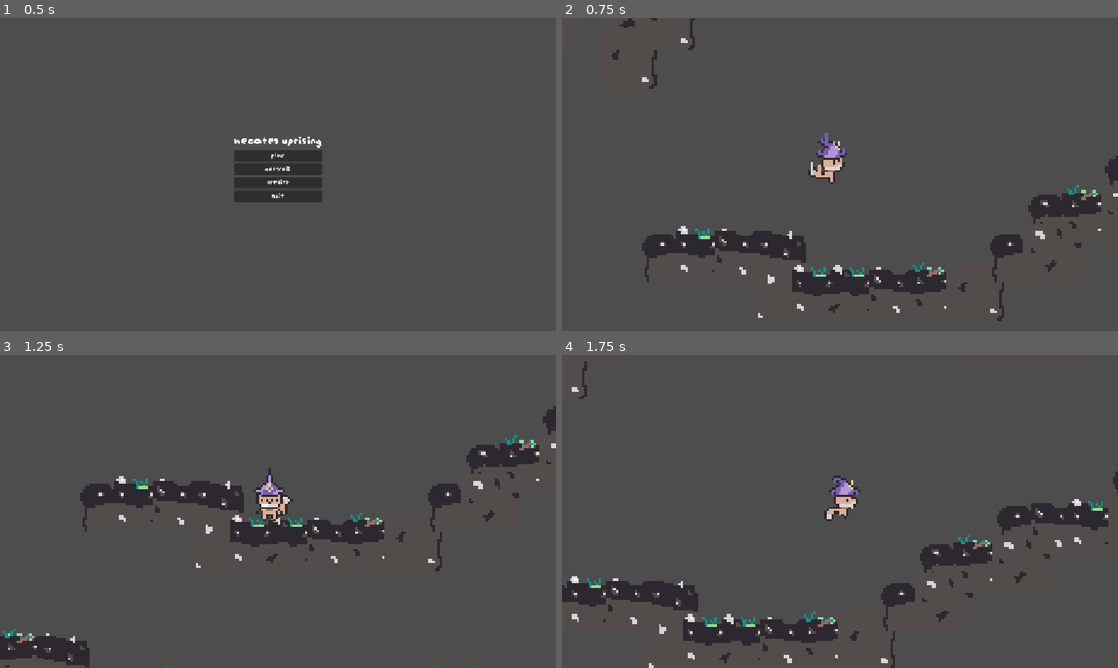
Above: before the commit, frames 1-4 (two rows, left to right).
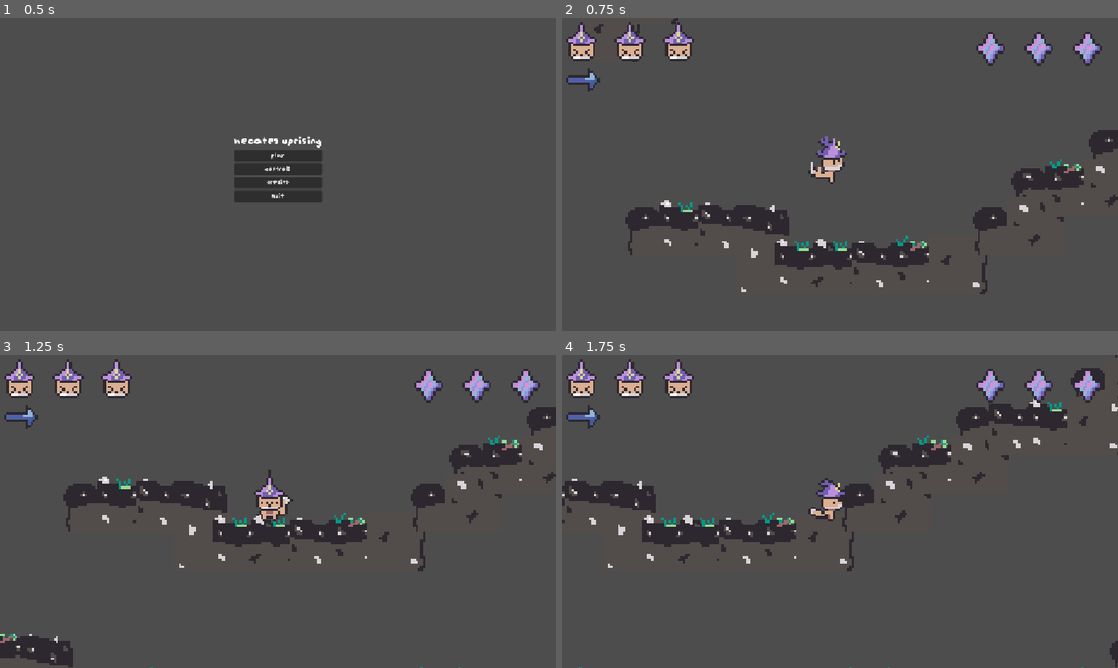
Above: after the commit, the same moments.

Repository: Astral-Scribe/Jame-Gam-Game-Jam-Game
Game: Godot game, scene res://scenes/main_menu.tscn
The game is run twice, just before and just after one commit, with the same random seed, the same clock (stepped at 60 frames per second) and the same inputs.
Inputs (mouse positions are in pixels of both pictures, inside the frame that each line leads up to):
- Up to frame 1 (0.5 s): no input
- Up to frame 2 (0.75 s): click "play" at 0.5 s
- Up to frame 3 (1.25 s): no input
- Up to frame 4 (1.75 s): tap Enter at 1.25 s; move the mouse to (962, 495) at 1.27 s; hold D (move_right) from 1.28 s (still down); click (962, 495) at 1.35 s; tap Space (jump) at 1.52 s; tap E (attack, bound only before the commit) at 1.55 s

Frame 1 is identical in both runs. In frame 2, 14% of the frame differs, in the area x 0-100%, y 0-97%; in frame 3, 8.6%; in frame 4, 16%, in the area x 0-100%, y 0-100%.

Commit message:
made hit/hurtboxes better, added attack

Diff:
--- a/game/project.godot
+++ b/game/project.godot
@@ -58,7 +58,7 @@
 }
 attack={
 "deadzone": 0.2,
-"events": [Object(InputEventKey,"resource_local_to_scene":false,"resource_name":"","device":-1,"window_id":0,"alt_pressed":false,"shift_pressed":false,"ctrl_pressed":false,"meta_pressed":false,"pressed":false,"keycode":69,"physical_keycode":0,"key_label":0,"unicode":101,"location":0,"echo":false,"script":null)
+"events": [Object(InputEventMouseButton,"resource_local_to_scene":false,"resource_name":"","device":-1,"window_id":0,"alt_pressed":false,"shift_pressed":false,"ctrl_pressed":false,"meta_pressed":false,"button_mask":0,"position":Vector2(0, 0),"global_position":Vector2(0, 0),"factor":1.0,"button_index":1,"canceled":false,"pressed":false,"double_click":false,"script":null)
 ]
 }
 
--- a/game/scenes/enemy_wolf.tscn
+++ b/game/scenes/enemy_wolf.tscn
@@ -108,14 +108,13 @@
 [sub_resource type="RectangleShape2D" id="RectangleShape2D_wfsmp"]
 size = Vector2(45, 34)
 
-[sub_resource type="RectangleShape2D" id="RectangleShape2D_m5x6i"]
-size = Vector2(18.912613, 20.697313)
+[sub_resource type="CircleShape2D" id="CircleShape2D_aaehj"]
 
-[sub_resource type="RectangleShape2D" id="RectangleShape2D_lk3u3"]
-size = Vector2(24.886131, 10.279737)
+[sub_resource type="CapsuleShape2D" id="CapsuleShape2D_7qyo8"]
+radius = 9.578291
+height = 19.156582
 
-[sub_resource type="RectangleShape2D" id="RectangleShape2D_mjcxh"]
-size = Vector2(20, 26)
+[sub_resource type="CircleShape2D" id="CircleShape2D_c0k3v"]
 
 [node name="Enemy_Wolf" type="CharacterBody2D" unique_id=934827450]
 collision_layer = 8
@@ -140,9 +139,9 @@
 collision_mask = 0
 
 [node name="CollisionShape2D" type="CollisionShape2D" parent="WolfHurtbox" unique_id=1926585884]
-position = Vector2(-1.0000012, 6.999999)
+position = Vector2(-0.49999952, 8.5)
 scale = Vector2(2.537989, 1.6427253)
-shape = SubResource("RectangleShape2D_m5x6i")
+shape = SubResource("CircleShape2D_aaehj")
 
 [node name="WolfHitbox" type="Area2D" parent="." unique_id=710276478]
 collision_layer = 64
@@ -150,8 +149,8 @@
 
 [node name="CollisionShape2D" type="CollisionShape2D" parent="WolfHitbox" unique_id=1416593848]
 position = Vector2(1.0000005, 8.168446)
-scale = Vector2(1.3662227, 1.5236876)
-shape = SubResource("RectangleShape2D_lk3u3")
+scale = Vector2(1.8508528, 0.92203856)
+shape = SubResource("CapsuleShape2D_7qyo8")
 
 [node name="BiteHitbox" type="Area2D" parent="." unique_id=398776547]
 collision_layer = 16
@@ -159,7 +158,7 @@
 
 [node name="CollisionShape2D" type="CollisionShape2D" parent="BiteHitbox" unique_id=180450877]
 position = Vector2(15, 0)
-shape = SubResource("RectangleShape2D_mjcxh")
+shape = SubResource("CircleShape2D_c0k3v")
 
 [node name="LedgeDetector" type="RayCast2D" parent="." unique_id=1944155887]
 target_position = Vector2(0, 25)
--- a/game/scenes/level.tscn
+++ b/game/scenes/level.tscn
@@ -124,4 +124,5 @@
 position = Vector2(6637.7563, -102.08441)
 
 [node name="Player" parent="." unique_id=524172200 instance=ExtResource("1_2q6dc")]
+position = Vector2(7, 11)
 scale = Vector2(1.0053492, 1)
--- a/game/scenes/playercontroller.tscn
+++ b/game/scenes/playercontroller.tscn
@@ -7,8 +7,9 @@
 [ext_resource type="PackedScene" uid="uid://dum2yw3icu1t0" path="res://scenes/pause_menu.tscn" id="4_sulk2"]
 [ext_resource type="PackedScene" uid="uid://b67vfbj02k873" path="res://scenes/ui.tscn" id="7_w05ij"]
 
-[sub_resource type="RectangleShape2D" id="RectangleShape2D_wfsmp"]
-size = Vector2(16, 19)
+[sub_resource type="CapsuleShape2D" id="CapsuleShape2D_15fmq"]
+radius = 6.0
+height = 17.72504
 
 [sub_resource type="AtlasTexture" id="AtlasTexture_7qyo8"]
 atlas = ExtResource("2_jwhlx")
@@ -57,14 +58,6 @@
 [sub_resource type="AtlasTexture" id="AtlasTexture_lmq4j"]
 atlas = ExtResource("2_jwhlx")
 region = Rect2(0, 128, 32, 32)
-
-[sub_resource type="AtlasTexture" id="AtlasTexture_cg6i8"]
-atlas = ExtResource("2_jwhlx")
-region = Rect2(0, 0, 32, 32)
-
-[sub_resource type="AtlasTexture" id="AtlasTexture_wwlhn"]
-atlas = ExtResource("2_jwhlx")
-region = Rect2(32, 0, 32, 32)
 
 [sub_resource type="AtlasTexture" id="AtlasTexture_522im"]
 atlas = ExtResource("2_jwhlx")
@@ -140,7 +133,7 @@
 }],
 "loop": 1,
 "name": &"attack",
-"speed": 5.0
+"speed": 8.0
 }, {
 "frames": [{
 "duration": 1.0,
@@ -183,17 +176,6 @@
 "loop": 1,
 "name": &"heal",
 "speed": 5.0
-}, {
-"frames": [{
-"duration": 1.0,
-"texture": SubResource("AtlasTexture_cg6i8")
-}, {
-"duration": 1.0,
-"texture": SubResource("AtlasTexture_wwlhn")
-}],
-"loop": 1,
-"name": &"hurt",
-"speed": 3.0
 }, {
 "frames": [{
 "duration": 1.0,
@@ -256,8 +238,7 @@
 "speed": 5.0
 }]
 
-[sub_resource type="RectangleShape2D" id="RectangleShape2D_mx8sn"]
-size = Vector2(11.176928, 12.683346)
+[sub_resource type="CircleShape2D" id="CircleShape2D_15fmq"]
 
 [sub_resource type="CircleShape2D" id="CircleShape2D_wfsmp"]
 
@@ -268,7 +249,8 @@
 [node name="PlayerJumpCollision" type="CollisionShape2D" parent="." unique_id=574535359]
 physics_interpolation_mode = 1
 position = Vector2(-2, -5)
-shape = SubResource("RectangleShape2D_wfsmp")
+scale = Vector2(0.6330204, 1.0791153)
+shape = SubResource("CapsuleShape2D_15fmq")
 
 [node name="Camera2D" type="Camera2D" parent="." unique_id=1886191754]
 zoom = Vector2(5, 5)
@@ -276,9 +258,8 @@
 [node name="PlayerAnimator" type="AnimatedSprite2D" parent="." unique_id=569411277]
 position = Vector2(2, -12)
 sprite_frames = SubResource("SpriteFrames_wfsmp")
-animation = &"attack"
-frame = 1
-frame_progress = 0.5231801
+animation = &"fall"
+frame_progress = 0.18310064
 
 [node name="hurtbox" type="Area2D" parent="." unique_id=522365120]
 position = Vector2(-1.9999998, -5)
@@ -288,15 +269,14 @@
 script = ExtResource("4_sin08")
 
 [node name="CollisionShape2D" type="CollisionShape2D" parent="hurtbox" unique_id=3551002]
-position = Vector2(-7.1525574e-07, 0.99477243)
-scale = Vector2(1.0000007, 1.0000007)
-shape = SubResource("RectangleShape2D_mx8sn")
+position = Vector2(-1.016085, 0.9947722)
+scale = Vector2(0.60262436, 0.7682261)
+shape = SubResource("CircleShape2D_15fmq")
 
 [node name="InvincibilityTimer" type="Timer" parent="hurtbox" unique_id=111175142]
 wait_time = 0.5
 
 [node name="UI" parent="." unique_id=220417034 instance=ExtResource("7_w05ij")]
-visible = false
 offset_left = -103.0
 offset_top = -49.0
 offset_right = -103.0
@@ -306,7 +286,12 @@
 scale = Vector2(0.4, 0.4)
 
 [node name="divehitbox" type="Area2D" parent="." unique_id=1470422868]
+position = Vector2(4, 3)
+scale = Vector2(1.5, 1.5)
+collision_layer = 128
+collision_mask = 32
 
 [node name="CollisionShape2D" type="CollisionShape2D" parent="divehitbox" unique_id=126415862]
-position = Vector2(-2, -13)
+position = Vector2(-3.3333333, -9.333333)
+scale = Vector2(0.7, 0.7)
 shape = SubResource("CircleShape2D_wfsmp")
--- a/game/scripts/enemy_wolf.gd
+++ b/game/scripts/enemy_wolf.gd
@@ -159,14 +159,26 @@
 		State.bite: animated_sprite.play("bite")
 
 func _on_contact_hitbox_entered(player_hurtbox: Area2D) -> void:
-	if current_state != State.bite and player_hurtbox.has_method("take_damage"):
+	var player_body = player_hurtbox.get_parent() as CharacterBody2D
+	if player_body and "is_diving" in player_body:
+		if player_body.is_diving:
+			return
+
+	if player_hurtbox.has_method("take_damage"):
 		player_hurtbox.take_damage(contact_damage)
 		apply_player_knockback(player_hurtbox, knockback_force * 0.7)
 
+
 func _on_bite_hitbox_entered(player_hurtbox: Area2D) -> void:
+	var player_body = player_hurtbox.get_parent() as CharacterBody2D
+	if player_body and "is_diving" in player_body:
+		if player_body.is_diving:
+			return
+
 	if current_state == State.bite and player_hurtbox.has_method("take_damage"):
 		player_hurtbox.take_damage(bite_damage)
 		apply_player_knockback(player_hurtbox, knockback_force)
+
 
 func take_damage(amount: float) -> void:
 	health -= amount
--- a/game/scripts/hitandhurt.gd
+++ b/game/scripts/hitandhurt.gd
@@ -2,17 +2,18 @@
 
 signal health_changed(new_health: float)
 signal mana_changed(new_mana: float)
-#player stats
+
+# Player stats
 var max_health: float = 3.0
 var current_health: float = 3.0
 var max_mana: float = 3.0
 var current_mana: float = 3.0
 
-@export var invincibility_duration: float = 0.5
+@export var invincibility_duration: float = 0.35
 var is_invincible: bool = false
 @onready var invincibility_timer: Timer = $InvincibilityTimer
 
-#healing variables
+# Healing variables
 var heal_cast_delay_length: float = 0.5
 var heal_cast_timer: float = 0.0
 var is_casting_heal: bool = false
@@ -25,26 +26,45 @@
 func _physics_process(delta: float) -> void:
 	handle_heal_casting(delta)
 
-func take_damage(amount):
+func take_damage(amount: float) -> void:
 	if is_invincible:
 		return
+
+	var player_movement_node = get_parent() as CharacterBody2D
+	if player_movement_node and "is_diving" in player_movement_node:
+		if player_movement_node.is_diving:
+			return
+
 	current_health -= amount
 	health_changed.emit(current_health)
+
 	if current_health <= 0.0:
 		die_and_respawn()
 		return
+
+	if player_movement_node:
+		if "is_diving" in player_movement_node: player_movement_node.is_diving = false
+		if "is_dashing" in player_movement_node: player_movement_node.is_dashing = false
+		if "has_ground_popped" in player_movement_node: player_movement_node.has_ground_popped = false
+		var knock_dir: float = -1.0 if player_movement_node.last_facing_direction > 0.0 else 1.0
+		player_movement_node.velocity.x = knock_dir * 180.0
+		player_movement_node.velocity.y = -120.0
+		player_movement_node.knockback_timer = 0.2
+
 	is_invincible = true
 	invincibility_timer.start(invincibility_duration)
+
 	if is_casting_heal:
 		cancel_heal()
 
 func die_and_respawn() -> void:
-		get_tree().call_deferred("reload_current_scene")
+	print("Player has died!")
+	get_tree().call_deferred("reload_current_scene")
 
 func _on_invincibility_timeout() -> void:
 	is_invincible = false
 
-func use_mana(amount) -> bool:
+func use_mana(amount: float) -> bool:
 	if amount <= current_mana:
 		current_mana -= amount
 		mana_changed.emit(current_mana)
--- a/game/scripts/playermovement.gd
+++ b/game/scripts/playermovement.gd
@@ -14,6 +14,16 @@
 @export var jump_sustain_duration: float = 0.25
 @export var fall_velocity: float = 300.0
 
+@export var dive_ground_pop_velocity: float = -180.0
+@export var dive_downward_velocity: float = 450.0
+@export var dive_horizontal_velocity: float = 300.0
+var is_diving: bool = false
+var has_ground_popped: bool = false
+var dive_direction: float = 1.0
+
+var is_healing: bool = false
+var knockback_timer: float = 0.0
+
 var jump_sustain_timer: float = 0.0
 var dashes_used: int = 0
 var is_dashing: bool = false
@@ -29,59 +39,85 @@
 var dash_was_ready: bool = true
 
 @onready var animated_sprite: AnimatedSprite2D = $PlayerAnimator
+@onready var dive_hitbox: Area2D = $divehitbox
+
+func _ready() -> void:
+	if dive_hitbox:
+		dive_hitbox.area_entered.connect(_on_dive_hitbox_area_entered)
+	sync_dash_status()
 
 func _physics_process(delta: float) -> void:
-	# Save whether on floor before movement to stop jank
 	var was_on_floor: bool = is_on_floor()
 
-	# Clamp the dash cooldown to 0 at minimum
+	if knockback_timer > 0.0:
+		knockback_timer -= delta
+
+	if was_on_floor and is_diving and not has_ground_popped:
+		is_diving = false
+		trigger_landing_iframes()
+
+	var stats_node = get_node_or_null("hurtbox") as Area2D
+	if stats_node and "is_casting_heal" in stats_node:
+		is_healing = stats_node.is_casting_heal
+
 	if dash_cooldown_timer > 0.0:
-		dash_cooldown_timer = maxf(
-			dash_cooldown_timer - delta, 0.0
-		)
-	var is_dash_available: bool = (dashes_used < dash_amount) and (dash_cooldown_timer <= 0.0)
-
-	if is_dash_available and not dash_was_ready:
-		dash_was_ready = true
-		dash_status_changed.emit(true)
-
-	# Count down dash duration
+		dash_cooldown_timer = maxf(dash_cooldown_timer - delta, 0.0)
+
+	sync_dash_status()
+
 	if is_dashing:
 		dash_timer -= delta
 		if dash_timer <= 0.0:
 			is_dashing = false
 
-	# Apply gravity
-	if not was_on_floor and not is_dashing:
+	if Input.is_action_just_pressed("attack") and not is_dashing and not is_diving and not is_healing:
+		is_diving = true
+		dive_direction = last_facing_direction
+
+		if was_on_floor:
+			velocity.y = dive_ground_pop_velocity
+			has_ground_popped = true
+		else:
+			velocity.y = dive_downward_velocity
+			velocity.x = dive_direction * dive_horizontal_velocity
+			has_ground_popped = false
+
+	if not was_on_floor and not is_dashing and not (is_diving and not has_ground_popped):
 		velocity += get_gravity() * delta
-		if (velocity.y > fall_velocity):
+
+		if is_diving and has_ground_popped and velocity.y >= 0.0:
+			velocity.y = dive_downward_velocity
+			velocity.x = dive_direction * dive_horizontal_velocity
+			has_ground_popped = false
+
+		if (velocity.y > fall_velocity) and not is_diving:
 			velocity.y = fall_velocity
+		elif is_diving and velocity.y > dive_downward_velocity:
+			velocity.y = dive_downward_velocity
+
 		coyote_timer = maxf(coyote_timer - delta, 0.0)
 	elif was_on_floor:
 		coyote_timer = coyote_time_duration
 		dashes_used = 0
 
-	# Jump, set sustaining to true until stop holding
-	if Input.is_action_just_pressed("jump"):
+	# Jump handling
+	if Input.is_action_just_pressed("jump") and not is_diving and not is_healing:
 		if was_on_floor or coyote_timer > 0.0:
 			jump_sustaining = true
 			jump_sustain_timer = jump_sustain_duration
 			velocity.y = jump_velocity
 			coyote_timer = 0.0
 
-	# Clear sustaining on release
 	if Input.is_action_just_released("jump"):
 		jump_sustaining = false
 
-	# Apply upwards sustain while holding and moving up
-	if jump_sustaining and velocity.y < 0.0:
+	if jump_sustaining and velocity.y < 0.0 and not is_diving:
 		if jump_sustain_timer > 0.0:
 			velocity.y -= jump_sustain * delta
 			jump_sustain_timer -= delta
 	else:
 		jump_sustaining = false
 
-	# Movement Logging
 	if Input.is_action_just_pressed("move_left"):
 		last_direction_key_pressed = "left"
 	elif Input.is_action_just_pressed("move_right"):
@@ -91,92 +127,113 @@
 	var left_held: bool = Input.is_action_pressed("move_left")
 	var right_held: bool = Input.is_action_pressed("move_right")
 
-	# Get overall direction in case of conflict
 	if left_held and right_held:
-		direction = (
-			-1.0 if last_direction_key_pressed == "left"
-			else 1.0
-		)
+		direction = (-1.0 if last_direction_key_pressed == "left" else 1.0)
 	elif left_held:
 		direction = -1.0
 	elif right_held:
 		direction = 1.0
 
-	# Begin dash if not dashing, has a dash, and dash not on cd
+	# Begin dash
 	if (
 		Input.is_action_just_pressed("dash")
 		and not is_dashing
+		and not is_diving
+		and not is_healing
 		and dashes_used < dash_amount
 		and dash_cooldown_timer <= 0.0
 	):
-		dash_direction = (
-			direction if direction != 0.0
-			else last_facing_direction
-		)
-		# Hard-set direction, update sprite
+		dash_direction = (direction if direction != 0.0 else last_facing_direction)
 		last_facing_direction = dash_direction
 		animated_sprite.flip_h = dash_direction < 0.0
 
-		# Set relevant fields
 		is_dashing = true
 		dash_timer = dash_duration
 		dash_cooldown_timer = dash_cooldown_duration
 		dashes_used += 1
 
-		#emit unready signal when dash is consumed
 		dash_was_ready = false
 		dash_status_changed.emit(false)
 
-		# Set velocity on x - locks speed
 		velocity.x = dash_direction * dash_velocity
 		velocity.y = 0.0
 
-	# If dashing, lock X vel to dash speed and Y vel to 0
-	if is_dashing:
+	if knockback_timer > 0.0:
+		move_and_slide()
+	elif is_dashing:
 		velocity.x = dash_direction * dash_velocity
 		velocity.y = 0.0
+		move_and_slide()
+	elif is_diving:
+		if has_ground_popped:
+			if direction != 0.0:
+				velocity.x = direction * speed
+				last_facing_direction = direction
+				animated_sprite.flip_h = (direction < 0.0)
+			move_and_slide()
+		else:
+			velocity.x = dive_direction * dive_horizontal_velocity
+			animated_sprite.flip_h = (dive_direction < 0.0)
+
+			var collision_info = move_and_collide(velocity * delta)
+			if collision_info:
+				is_diving = false
+				trigger_landing_iframes()
+	elif is_healing:
+		velocity.x = 0.0
+		move_and_slide()
 	else:
 		if direction != 0.0:
-			# Update sprite flip, move
 			idle_buffer_timer = idle_delay
 			last_facing_direction = direction
-			animated_sprite.flip_h = direction < 0.0
+			animated_sprite.flip_h = (direction < 0.0)
 			velocity.x = direction * speed
 		else:
-			# Slow down when not holding a direction
-			velocity.x = move_toward(
-				velocity.x, 0.0, speed
-			)
-			idle_buffer_timer = maxf(
-				idle_buffer_timer - delta, 0.0
-			)
-
-	# Update player location
-	move_and_slide()
-
-	# Reset dashes
+			velocity.x = move_toward(velocity.x, 0.0, speed)
+			idle_buffer_timer = maxf(idle_buffer_timer - delta, 0.0)
+		move_and_slide()
+
 	if is_on_floor():
 		dashes_used = 0
-
 	update_animations(direction)
 
+func _on_dive_hitbox_area_entered(enemy_hurtbox: Area2D) -> void:
+	if is_diving and not has_ground_popped:
+		var enemy_stats = enemy_hurtbox.get_parent()
+		if enemy_stats.has_method("take_damage"):
+			enemy_stats.take_damage(1.0)
+
+			is_diving = false
+			has_ground_popped = false
+			velocity = Vector2.ZERO
+			velocity.y = -200.0 # Satisfying pop upward
+			velocity.x = -dive_direction * 120.0
+			knockback_timer = 0.18
+			trigger_landing_iframes()
+
+func trigger_landing_iframes() -> void:
+	var stats: Area2D = get_node_or_null("hurtbox") as Area2D
+	if stats and "is_invincible" in stats and "invincibility_timer" in stats:
+		stats.is_invincible = true
+		stats.invincibility_timer.start(stats.invincibility_duration)
+
+func sync_dash_status() -> void:
+	var is_dash_available: bool = (dashes_used < dash_amount) and (dash_cooldown_timer <= 0.0)
+	if is_dash_available and not dash_was_ready:
+		dash_was_ready = true
+		dash_status_changed.emit(true)
 
 func update_animations(direction: float) -> void:
-	if is_dashing:
+	if is_healing:
+		animated_sprite.play("heal")
+	elif is_diving:
+		animated_sprite.play("jump" if has_ground_popped else "attack")
+	elif is_dashing:
 		animated_sprite.play("dash")
 	elif not is_on_floor():
-		if velocity.y < 0.0:
-			# Moving upwards
-			animated_sprite.play("jump")
-		else:
-			# Moving downwards
-			animated_sprite.play("fall")
+		animated_sprite.play("jump" if velocity.y < 0.0 else "fall")
 	else:
-		if (
-			direction != 0.0
-			or absf(velocity.x) > 1.0
-			or idle_buffer_timer > 0.0
-		):
+		if (direction != 0.0 or absf(velocity.x) > 1.0 or idle_buffer_timer > 0.0):
 			animated_sprite.play("walk")
 		else:
 			animated_sprite.play("idle")
--- a/game/scripts/ui.gd
+++ b/game/scripts/ui.gd
@@ -15,11 +15,11 @@
 
 
 func _ready() -> void:
-	var player: CharacterBody2D = $"../../Player"
+	var player: CharacterBody2D = $".."
 	if player:
 		if player.has_signal("dash_status_changed"):
 			player.dash_status_changed.connect(_on_player_dash_status_changed)
-		var stats: Area2D = player.get_node_or_null("hitandhurt") as Area2D
+		var stats: Area2D = player.get_node_or_null("hurtbox") as Area2D
 		if stats:
 			stats.health_changed.connect(_on_player_health_changed)
 			stats.mana_changed.connect(_on_player_mana_changed)
